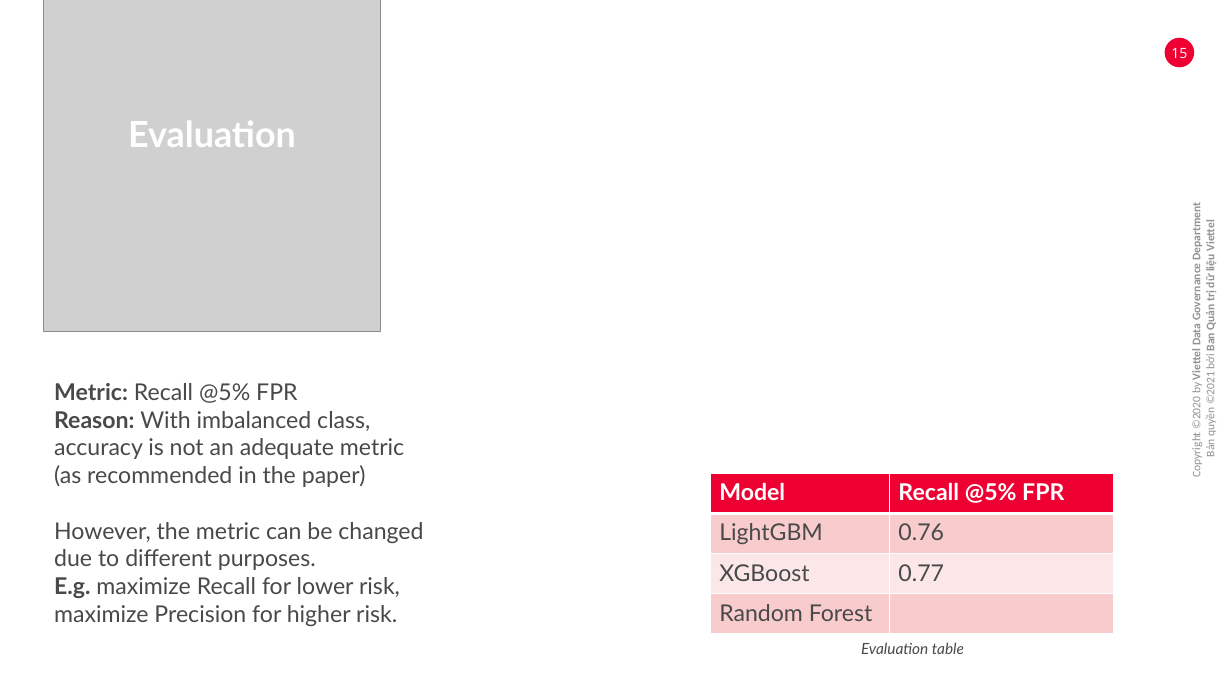
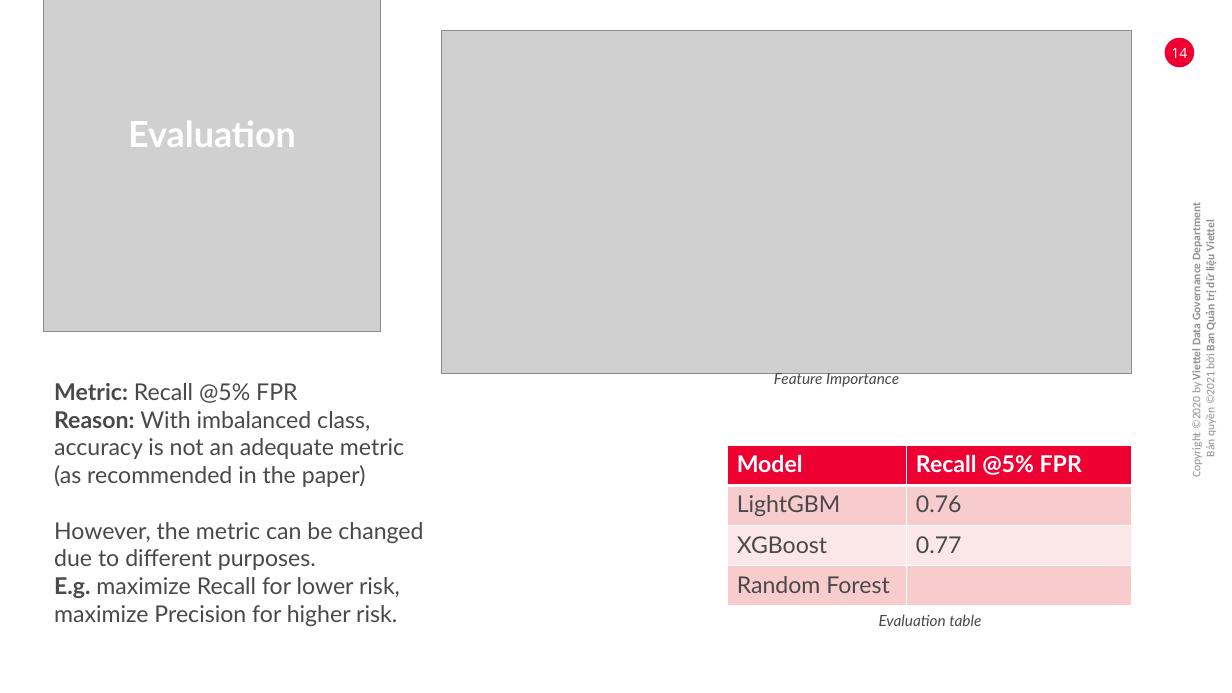
Before and after one commit to KieuSonTung/BankFraudDetection, a slide deck: slide 14 of docs/DemoBank_Slide.pptx (slide 15 before the commit). Drawn at 1232x693 pixels with LibreOffice and Linux fonts; fonts in the diff are those of the drawing; grey boxes stand for pictures; background and template pictures are left out. Boxes give left, top, right and bottom in pixels: in the first picture for what was removed or moved away, otherwise in the second. Text is boxed around its words. In the diff, an @@ line names an element or a change of style, - is before the commit and + after.

```diff
--- a/docs/DemoBank_Slide.pptx
+++ b/docs/DemoBank_Slide.pptx
@@ picture added at bbox=[442, 30, 1132, 373] @@
@@ page number at bbox=[1171, 48, 1187, 58]: text changed @@
-15
+14
@@ text added at bbox=[774, 371, 899, 387], 12 pt, text #494949, italic @@
+Feature Importance
@@ table: place and size @@
-table at bbox=[710, 473, 1114, 634]
+table at bbox=[727, 445, 1131, 606]
@@ text "Evaluation table": place and size @@
-text "Evaluation table" at bbox=[861, 642, 964, 654]
+text "Evaluation table" at bbox=[879, 614, 981, 626]
```
Also in this commit, not shown: 2 other slides changed, 1 slide removed.
